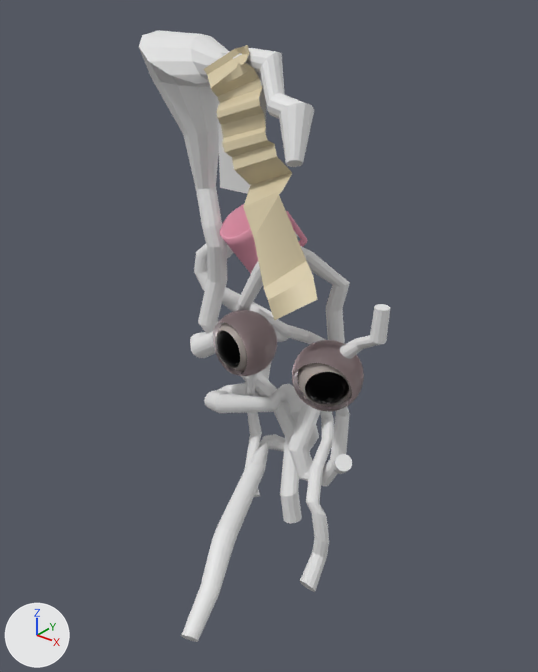
What one commit did to the glTF model model.glb.
Camera for both pictures: a 50 mm camera at (3.25, -4.07, 2.57) aimed at (0.05, -0.08, 0.09). Lighting does not change. The marker at lower left points along +X, +Y and +Z. Where no turn or scale is listed for an object, it has been applied to the vertices. Vertices at the same position are counted once.

In view in the first picture: 'Cylinder', 'Plane', 'belok', 'belok.002', 'belok.003', 'kiski', 'kiski.001', 'kiski.002', 'kost', 'lid', 'lid.001', 'mug', 'paper big'.
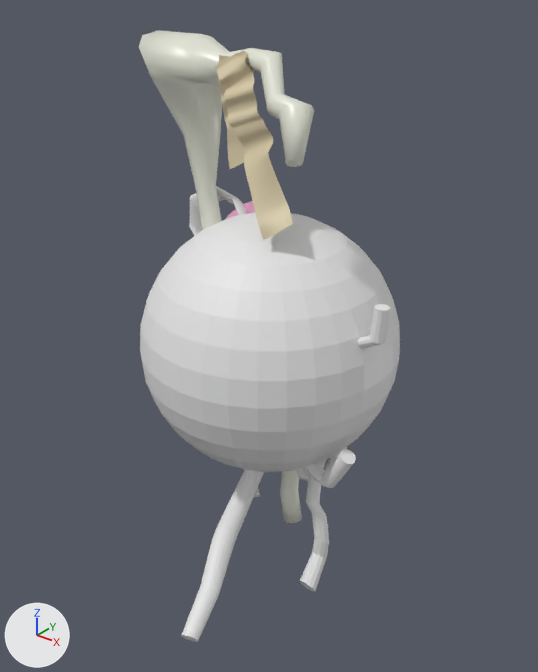
Boxes (x1, y1, x2, y2) around the edits, measured in the pictures (538 x 672 px):
'Sphere', added: after (140, 213, 400, 472)
'paper big', reshaped, moved, rescaled (31% narrower, 31% shorter): before (204, 45, 318, 320); after (215, 51, 293, 240)
'lid', recoloured: (213, 310, 277, 376) in both
'lid.001', recoloured: (292, 340, 364, 412) in both
'kiski.002', reshaped, turned: before (332, 454, 352, 474); after (190, 186, 356, 488)
'Plane', deleted: before (217, 53, 266, 194)
'paper mid', added (beige): after (218, 52, 248, 169)
'belok.002', surface changed: (297, 363, 352, 407) in both
'belok', surface changed: (215, 322, 247, 371) in both
part 1 of me_cylinder_002, added: after (286, 160, 303, 167)
part 2 of me_cylinder_002, recoloured: (139, 30, 314, 523) in both
part 4 of me_cylinder_006, built on: before (332, 459, 348, 474); after (190, 186, 352, 488)
'kiski', unchanged, covered by the edit: before (237, 246, 390, 497); after (254, 304, 390, 497)
'mug', unchanged, covered by the edit: before (220, 204, 307, 274); after (226, 201, 255, 219)

Edits to the bpy script that builds the scene:
```text
Change mat_lid:
    mat_lid.base_color: (0.837, 0.627, 0.664) -> (0.837, 0.223, 0.255)  # white #eccfd5 -> pink #ec828a
Change mat_belok:
    mat_belok.ior: 1.35 -> 10.4
    mat_belok.transmission_weight: 0.607 -> 0.937
Add mat_bounse:
    mat_bounse = principled_material('bounse')
    mat_bounse.base_color = (0.786, 0.8, 0.692)  # white #e5e7d9
    mat_bounse.roughness = 0.335
Change me_plane:
    used by ob_paper_big; location = (0.08, -0.187, 1.311); rotation_euler = (0.944, 1.125, -0.44), in degrees (54, 64, -25); scale = (0.859, 0.172, 0.146)
    remove me_plane.from_pydata(...)  # 189 vertices, 320 faces; spans x -1.03..1.1, y -1.41..1.7, z -0.63..1.11
    add me_plane.from_pydata(...)  # 2673 vertices, 5120 faces; spans x -1.02..1.1, y -1.41..1.7, z -0.37..1.02
    me_plane part 5: 173 vertices removed from x -1.03..0.93, y -1.35..1.4, z -0.63..1.11; 2657 vertices added at x -1.02..1.09, y -1.39..1.64, z -0.37..1.02
Change me_cylinder_002:
    used by ob_kost; location = (0.226, 0.0, -1.472)
    remove me_cylinder_002.from_pydata(...)  # 252 vertices, 500 faces; spans x -1.27..0.29, y -0.39..0.38, z -0.14..3.67
    add me_cylinder_002.from_pydata(...)  # 260 vertices, 516 faces; spans x -1.27..0.29, y -0.39..0.38, z -0.14..3.67
    me_cylinder_002 part 1: 4 vertices added at x 0.22..0.26, y -0.37..-0.32, z 2.97..3.0
    me_cylinder_002 part 2: 480 faces spanning x -1.27..0.29, y -0.39..0.38, z -0.14..3.67 switch from no material to mat_bounse (white #e5e7d9)
    me_cylinder_002 part 3: the surface is now shaded smooth
Change me_cylinder_006:
    used by ob_kiski_002; location = (0.93, -0.35, -0.543); rotation_euler = (0.771, 0.394, 0.329), in degrees (44, 23, 19); scale = (1.0, 1.0, 0.327)
    remove me_cylinder_006.from_pydata(...)  # 36 vertices, 68 faces; spans x -0.059..0.059, y -0.06..0.06, z -0.3..0.3
    add me_cylinder_006.from_pydata(...)  # 360 vertices, 716 faces; spans x -0.373..0.059, y -0.06..2.285, z -0.975..2.169
    me_cylinder_006 part 4: 12 vertices moved from x -0.059..0.059, y -0.06..0.06, z -0.3 to x -0.059..0.059, y -0.06..0.06, z -0.303..-0.297; 4 vertices removed from x -0.052..0.052, y -0.046..0.03, z -0.3; 328 vertices added at x -0.373..0.054, y -0.057..2.285, z -0.975..2.169
Add me_plane_001_1:
    me_plane_001_1.from_pydata(...)  # 1485 vertices, 2816 faces; spans x -0.128..0.22, y -0.095..0.018, z -0.41..0.354
    me_plane_001_1.materials.append(mat_paper)  # beige #d7c9a7
Add me_sphere_009:
    me_sphere_009.from_pydata(...)  # a UV sphere (32 segments, 16 rings, poles along z) spanning x -1.0..1.0, y -1.0..1.0, z -1.0..1.0
Change ob_paper_big:
    ob_paper_big.location: (0.08, -0.187, 1.311) -> (0.013, -0.178, 1.545)
    ob_paper_big.scale: (0.859, 0.172, 0.146) -> (0.587, 0.117, 0.0995)
Remove ob_plane:
    ob_plane = bpy.data.objects.new('Plane', me_plane_001)
    ob_plane.location = (-0.215, -0.05, 1.619)
Change ob_kiski_002:
    ob_kiski_002.rotation_euler: (0.771, 0.394, 0.329) -> (0.488, 0.111, 1.287)  # degrees (44, 23, 19) -> degrees (28, 6.4, 74)
Add ob_paper_mid:
    ob_paper_mid = bpy.data.objects.new('paper mid', me_plane_001_1)
    ob_paper_mid.location = (-0.227, -0.084, 1.755)
Add ob_sphere:
    ob_sphere = bpy.data.objects.new('Sphere', me_sphere_009)
    ob_sphere.location = (0.0, 0.0, 0.0)
```
